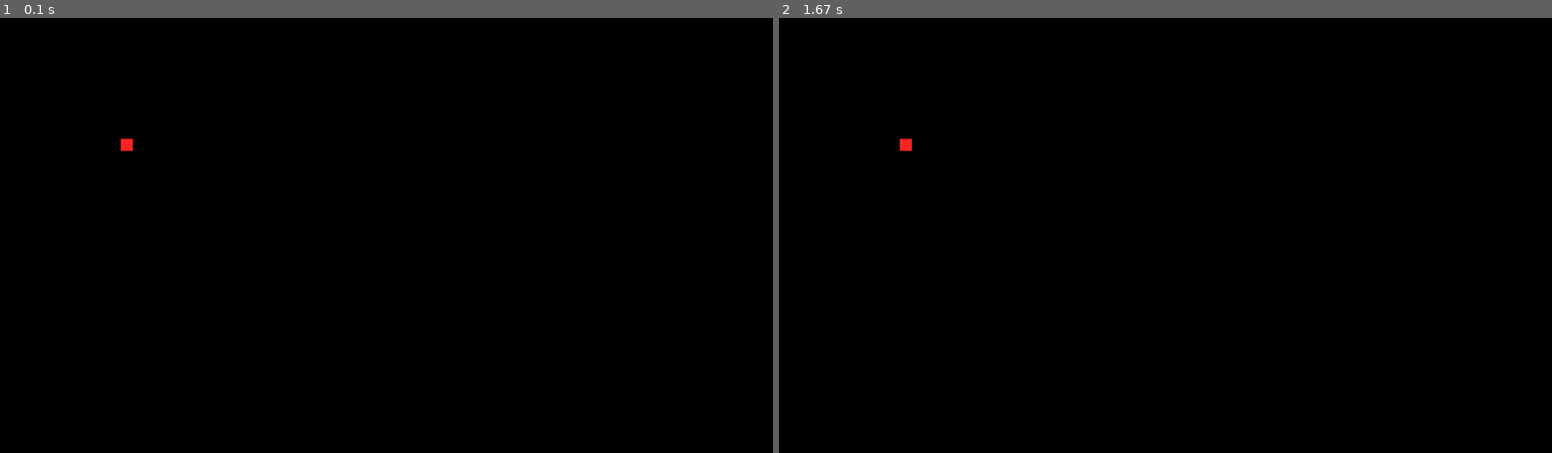
Above: before the commit, frames 1-2 (left to right).
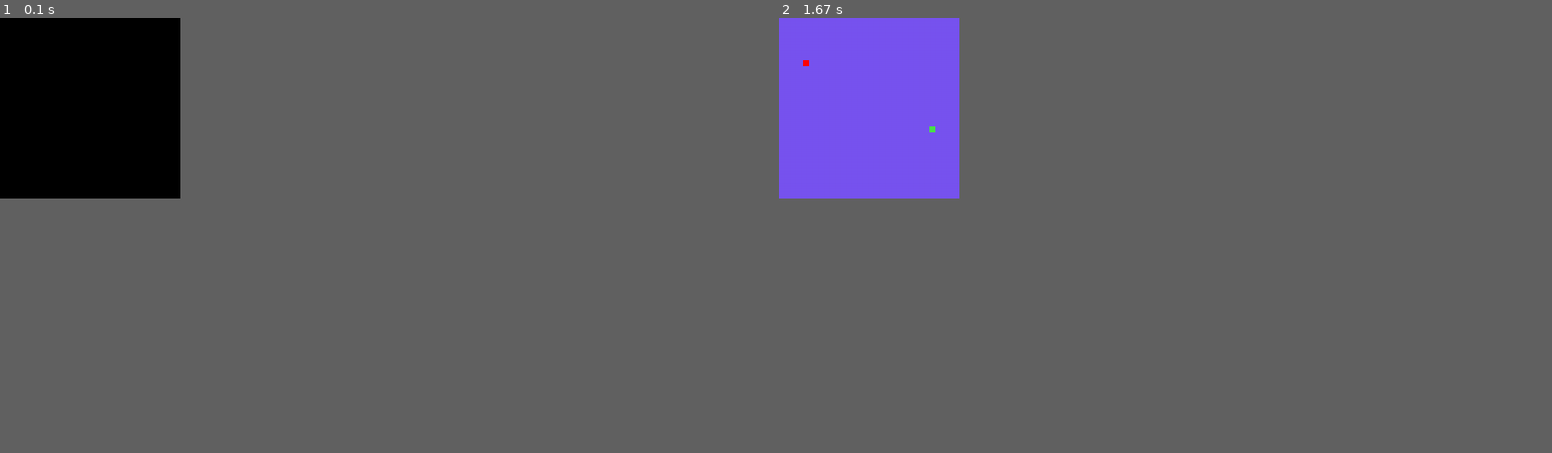
Above: after the commit, the same moments.

Repository: 100ballovby/friday_5PM_2223
Game: pygame game, started from 35_snake_0206/00_snake.py
The game is run twice, just before and just after one commit, with the same random seed, the same clock (stepped at 60 frames per second) and the same inputs.
Inputs:
- Up to frame 1 (0.1 s): no input
- Up to frame 2 (1.67 s): hold Right 0.33-0.8 s; hold Up 0.83-1.27 s; hold Right from 1.3 s (still down)
In our replay, the window is 900x506 before the commit and 210x210 after it. These sizes can differ from the game's own. Grey fills any space a smaller window leaves; there, only what the larger window draws over its background counts as a difference.

The runs differ from the first frame. In frame 1, less than 0.1% of the frame differs, in the area x 15-18%, y 27-31%; in frame 2, 9.7%, in the area x 0-24%, y 0-42%.

Commit message:
Finishing snake game

Diff:
--- a/35_snake_0206/00_snake.py
+++ b/35_snake_0206/00_snake.py
@@ -1,50 +1,109 @@
 import sys
 import pygame as pg
 import random as r
+import time
 
-W = 1280
-H = 720
+
+def draw_snake(s_block, s_list):
+    for x in s_list:
+        pg.draw.rect(screen, GREEN, [x[0], x[1], s_block, s_block])
+
+
+def show_message(msg, color, surface):
+    text = font_style.render(msg, True, color)
+    surface.blit(text, [20, H // 2])
+
+W = 300
+H = 300
+
+BLUE = (120, 84, 240)
+RED = (255, 0, 0)
+GREEN = (74, 225, 74)
+VIOLET = (248, 240, 255)
+ORANGE = (252, 186, 3)
+SNAKE_BLOCK = 10
+
+pg.font.init()
+font_style = pg.font.SysFont(bold=True, size=15, name='comicsans')
+score_font = pg.font.SysFont('comicsans', 20)
 
 pg.init()  # инициализируем pygame
 screen = pg.display.set_mode((W, H))  # создаем экран игры разрешением 1280х720px
-
-# colors
-BLACK = (0, 0, 0)
-GREEN = (74, 255, 38)
-RED = (255, 38, 38)
+clock = pg.time.Clock()
 
 
-def snake(s_block, s_list):
-    for x in s_list:
-        pg.draw.rect(screen, GREEN, [x[0], x[1], s_block, s_block])
+def game_loop():
+    x_change = 0
+    y_change = 0
+    x1 = 200
+    y1 = 200
 
-# snake
-snake_block = 20
-snake_speed = 5
-snake_body = []
-snake_length = 1
+    food_x = round(r.randrange(0, W - SNAKE_BLOCK) / 10) * 10
+    food_y = round(r.randrange(0, H - SNAKE_BLOCK) / 10) * 10
 
-# food
-food_x = 200
-food_y = 200
+    done = False
+    game_over = False
 
-# game variables
-x_change = 0
-y_change = 0
-s_x = 200
-s_y = 200
+    snake_list = []
+    snake_length = 1
 
-while True:  # цикл игры
-    for event in pg.event.get():  # обработчик событий pygame
-        if event.type == pg.QUIT:
-            pg.quit()
-            sys.exit()
+    while not done:  # цикл игры
 
-    food = pg.Rect(food_x, food_y, 20, 20)
+        while game_over:  # когда случился проигрыш (стена или съели сами себя), игра встает на паузу
+            screen.fill(VIOLET)
+            show_message('Game over. Press C to continue', BLUE, screen)
+            pg.display.update()
 
-    # screen
-    screen.fill(BLACK)
-    snake(snake_block, snake_body)
-    pg.draw.rect(screen, RED, food)
+            for event in pg.event.get():
+                if event.type == pg.KEYDOWN:
+                    if event.key == pg.K_q:
+                        game_over = False  # отключаем паузу
+                        done = True  # закрыть игру
+                    elif event.key == pg.K_c:
+                        game_loop()  # перезапускаем игру
 
-    pg.display.update()
+        clock.tick(5)
+        for event in pg.event.get():  # обработчик событий pygame
+            if event.type == pg.QUIT:
+                done = True
+            elif event.type == pg.KEYDOWN:
+                if event.key == pg.K_LEFT:
+                    x_change = -SNAKE_BLOCK
+                    y_change = 0
+                elif event.key == pg.K_RIGHT:
+                    x_change = SNAKE_BLOCK
+                    y_change = 0
+                elif event.key == pg.K_UP:
+                    x_change = 0
+                    y_change = -SNAKE_BLOCK
+                elif event.key == pg.K_DOWN:
+                    x_change = 0
+                    y_change = SNAKE_BLOCK
+
+        x1 += x_change
+        y1 += y_change
+
+        screen.fill(BLUE)
+        #pg.draw.rect(screen, GREEN, [x1, y1, SNAKE_BLOCK, SNAKE_BLOCK])
+
+        snake_head = []
+        snake_head.append(x1)
+        snake_head.append(y1)
+        snake_list.append(snake_head)
+        if len(snake_list) > snake_length:
+            snake_list.pop(0)
+
+        for block in snake_list[:-1]:
+            if block == snake_head:  # когда змея двигается вправо, ход влево закончит игру
+                game_over = True
+        draw_snake(SNAKE_BLOCK, snake_list)
+        pg.draw.rect(screen, RED, [food_x, food_y, SNAKE_BLOCK, SNAKE_BLOCK])  # рисуем еду
+        pg.display.update()
+
+        if x1 == food_x and y1 == food_y:  # если координаты змеи совпадают с координатами еды
+            food_x = round(r.randrange(0, W - SNAKE_BLOCK) / 10) * 10
+            food_y = round(r.randrange(0, H - SNAKE_BLOCK) / 10) * 10
+            snake_length += 1
+
+
+game_loop()
